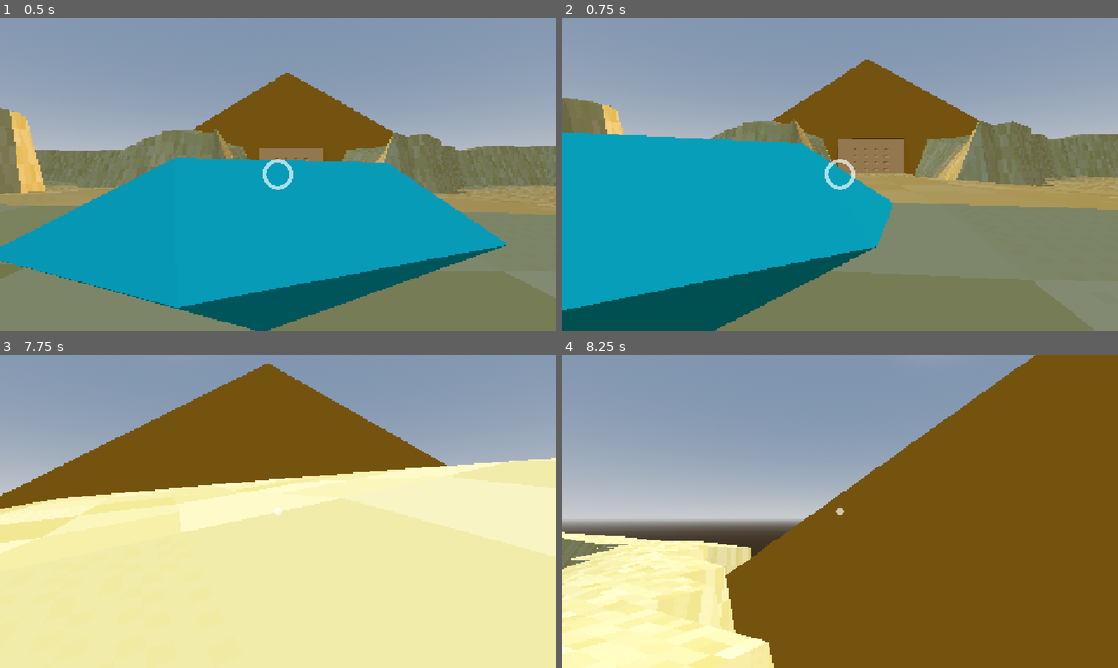
Above: before the commit, frames 1-4 (two rows, left to right).
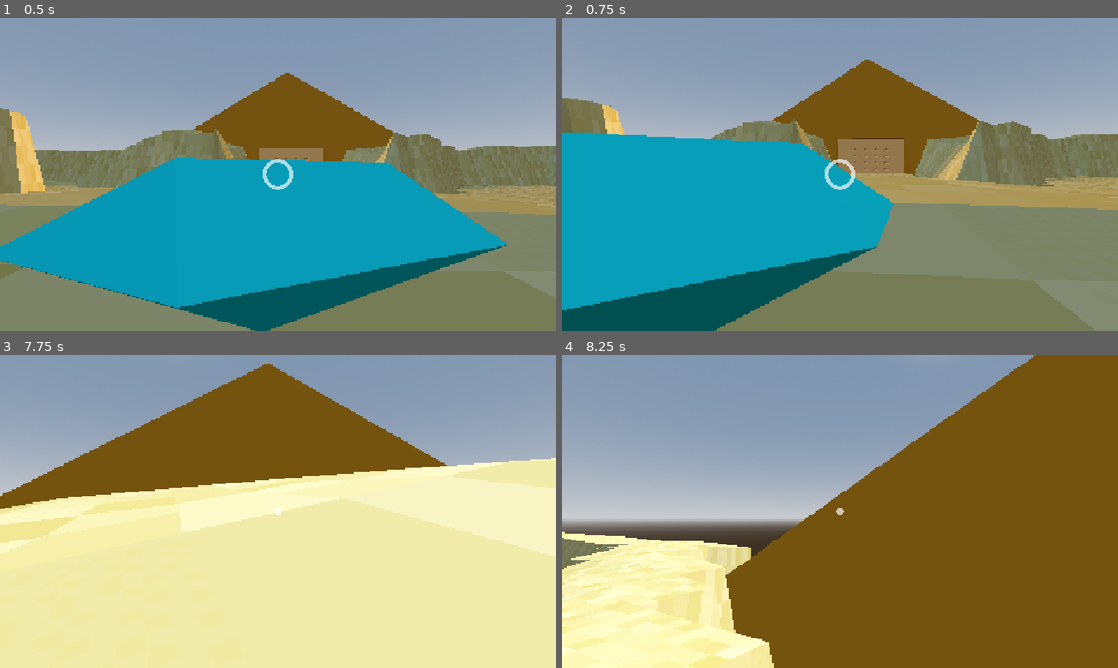
Above: after the commit, the same moments.

Repository: Octoan1/Respawn-Game-Jam-2025
Game: Godot game, scene res://scenes/main.tscn
The game is run twice, just before and just after one commit, with the same random seed, the same clock (stepped at 60 frames per second) and the same inputs.
Inputs (mouse positions are in pixels of both pictures, inside the frame that each line leads up to):
- Up to frame 1 (0.5 s): no input
- Up to frame 2 (0.75 s): tap Enter at 0.5 s; move the mouse to (834, 180) at 0.52 s; hold W (move_forward) from 0.53 s (still down); tap R (glow_interact) at 0.6 s
- Up to frame 3 (7.75 s): tap Space (jump) at 0.77, 1.52, 3.02, 3.77, 4.52, 6.02, 6.77, 7.52 s; move the mouse to (316, 514) at 1.27 s; click (316, 514) at 1.35 s; move the mouse to (233, 508) at 2.02 s; hold / (secret_button) 2.03-2.78 s; move the mouse to (283, 511) at 2.77 s; release W (move_forward) at 2.78 s; hold A (move_left) 2.78-3.53 s; tap R (glow_interact) at 2.85, 5.1, 7.35 s; move the mouse to (255, 505) at 3.52 s; hold W (move_forward) 3.53-5.78 s; click (255, 505) at 3.6 s; move the mouse to (305, 511) at 4.27 s; tap / (secret_button) at 4.35 s; move the mouse to (250, 511) at 5.02 s; move the mouse to (289, 505) at 5.77 s; hold D (move_right) 5.78-6.53 s; click (289, 505) at 5.85 s; move the mouse to (272, 517) at 6.52 s; hold / (secret_button) 6.53-7.28 s; hold W (move_forward) from 6.53 s (still down); move the mouse to (316, 514) at 7.27 s
- Up to frame 4 (8.25 s): keep holding W (move_forward); move the mouse to (795, 508) at 8.02 s; click (795, 508) at 8.1 s

Frame 1 is identical in both runs. In frame 2, less than 0.1% of the frame differs, in the area x 5-93%, y 35-96%; in frame 3, less than 0.1%, in the area x 0-100%, y 33-65%; in frame 4, less than 0.1%.

Commit message:
gemsesses
- got rid of lingering collider
- gemememsmsmes

Diff:
--- a/scenes/environment/props/interactables/gem.gd
+++ b/scenes/environment/props/interactables/gem.gd
@@ -29,5 +29,6 @@
 	GameManager.add_gem(self)
 	particles.find_child("GPUParticles3D").emitting = true
 	mesh.visible = false
+	find_child("StaticBody3D").find_child("CollisionShape3D").disabled = true
 	await get_tree().create_timer(1).timeout
 	queue_free()
--- a/scenes/main.tscn
+++ b/scenes/main.tscn
@@ -148,7 +148,7 @@
 visible = false
 
 [node name="BoxTest" parent="Objects" instance=ExtResource("4_tipki")]
-transform = Transform3D(1, 0, 0, 0, 1, 0, 0, 0, 1, 3.30316, 0.5258244, -0.48880672)
+transform = Transform3D(5.850618, 0, 0, 0, 5.850618, 0, 0, 0, 5.850618, 7.8138437, 0.5258244, -435.7407)
 
 [node name="Obelisk" parent="Objects" instance=ExtResource("5_tefeu")]
 transform = Transform3D(1, 0, 0, 0, 1, 0, 0, 0, 1, -4.6626887, -8.420917, -36.470493)
@@ -205,6 +205,42 @@
 
 [node name="Gem3" parent="Objects/GemContainer" instance=ExtResource("10_eb6dy")]
 transform = Transform3D(1, 0, 0, 0, 1, 0, 0, 0, 1, -2.7801743, -5.6442876, -53.69524)
+color = Color(5.0055983e-06, 0.8389714, 0.88756067, 1)
+
+[node name="Gem4" parent="Objects/GemContainer" instance=ExtResource("10_eb6dy")]
+transform = Transform3D(1, 0, 0, 0, 1, 0, 0, 0, 1, -2.7801743, -18.364363, 27.478273)
+color = Color(5.0055983e-06, 0.8389714, 0.88756067, 1)
+
+[node name="Gem5" parent="Objects/GemContainer" instance=ExtResource("10_eb6dy")]
+transform = Transform3D(1, 0, 0, 0, 1, 0, 0, 0, 1, 1.977664, -18.364363, 27.478273)
+color = Color(5.0055983e-06, 0.8389714, 0.88756067, 1)
+
+[node name="Gem6" parent="Objects/GemContainer" instance=ExtResource("10_eb6dy")]
+transform = Transform3D(1, 0, 0, 0, 1, 0, 0, 0, 1, 6.044881, -18.364363, 27.478273)
+color = Color(5.0055983e-06, 0.8389714, 0.88756067, 1)
+
+[node name="Gem7" parent="Objects/GemContainer" instance=ExtResource("10_eb6dy")]
+transform = Transform3D(1, 0, 0, 0, 1, 0, 0, 0, 1, 10.237375, -18.364363, 27.478273)
+color = Color(5.0055983e-06, 0.8389714, 0.88756067, 1)
+
+[node name="Gem8" parent="Objects/GemContainer" instance=ExtResource("10_eb6dy")]
+transform = Transform3D(1, 0, 0, 0, 1, 0, 0, 0, 1, 14.35017, -18.364363, 27.478273)
+color = Color(5.0055983e-06, 0.8389714, 0.88756067, 1)
+
+[node name="Gem9" parent="Objects/GemContainer" instance=ExtResource("10_eb6dy")]
+transform = Transform3D(1, 0, 0, 0, 1, 0, 0, 0, 1, 18.214355, -18.364363, 27.478273)
+color = Color(5.0055983e-06, 0.8389714, 0.88756067, 1)
+
+[node name="Gem10" parent="Objects/GemContainer" instance=ExtResource("10_eb6dy")]
+transform = Transform3D(1, 0, 0, 0, 1, 0, 0, 0, 1, 22.291265, -18.364363, 27.478273)
+color = Color(5.0055983e-06, 0.8389714, 0.88756067, 1)
+
+[node name="Gem11" parent="Objects/GemContainer" instance=ExtResource("10_eb6dy")]
+transform = Transform3D(1, 0, 0, 0, 1, 0, 0, 0, 1, -7.198328, -18.364363, 27.478273)
+color = Color(5.0055983e-06, 0.8389714, 0.88756067, 1)
+
+[node name="Gem12" parent="Objects/GemContainer" instance=ExtResource("10_eb6dy")]
+transform = Transform3D(1, 0, 0, 0, 1, 0, 0, 0, 1, -12.271912, -18.364363, 27.478273)
 color = Color(5.0055983e-06, 0.8389714, 0.88756067, 1)
 
 [node name="UI" type="Node" parent="."]
